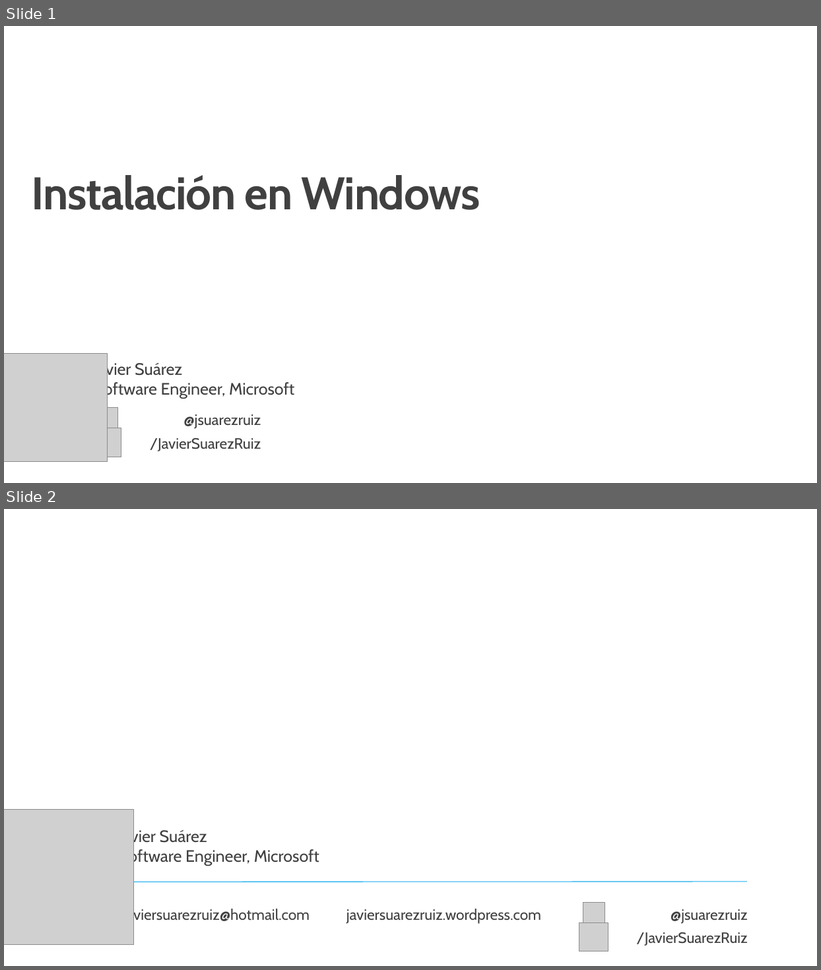
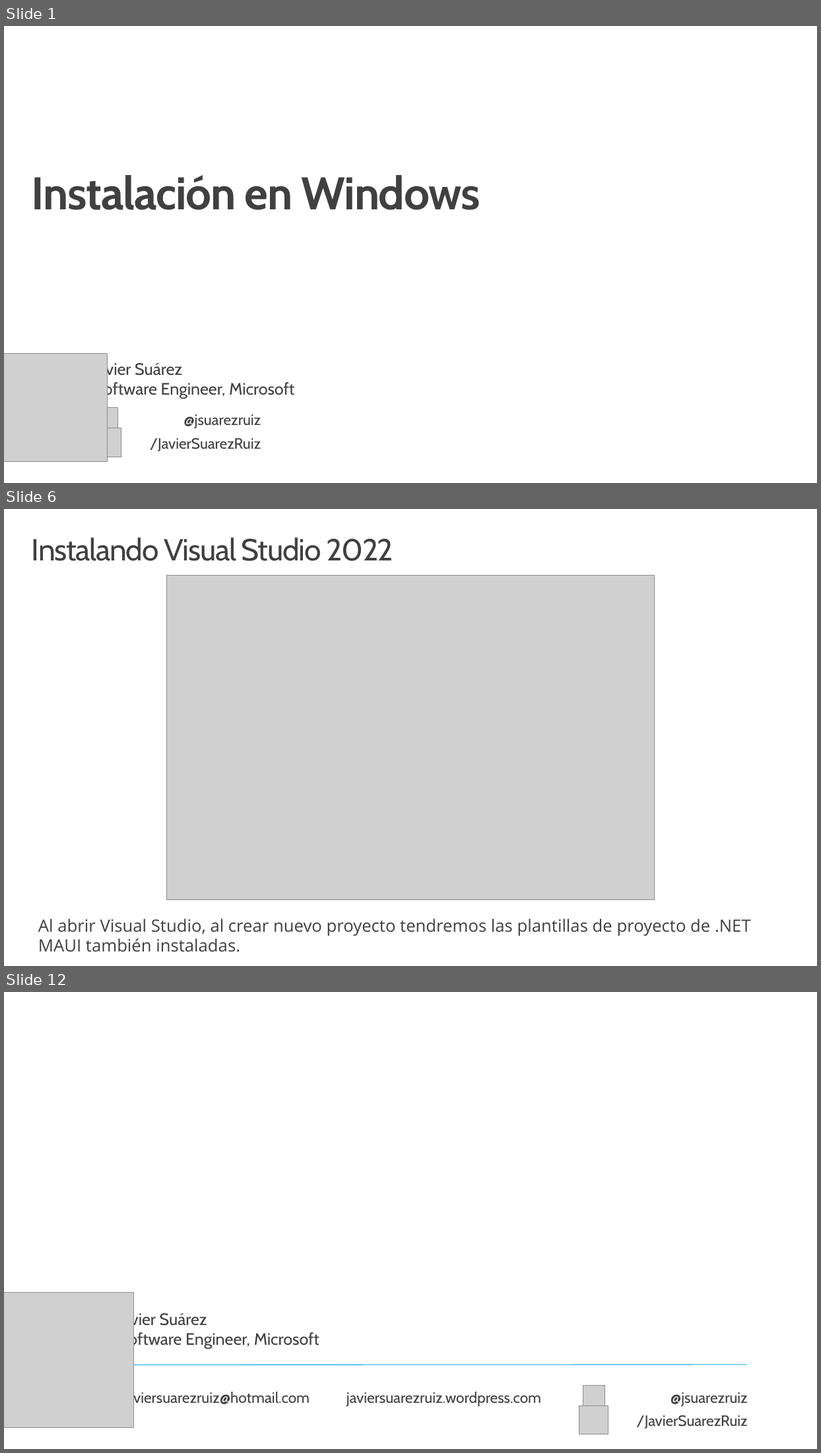
Before and after one commit to jsuarezruiz/taller-dotnet-maui, a slide deck: Bloque 2 - Instalación/Taller5 - Instalación en Windows.pptx. Shown one above the other, each under a label of ours: slides 1 and 2 before the commit, slides 1, 6 and 12 after it; the slides between them are not shown. The pictures are 821x970 and 821x1453 pixels, drawn with LibreOffice and Linux fonts; fonts in the diff are those of the drawing; grey boxes stand for pictures; background and template pictures are left out. Boxes give left, top, right and bottom in pixels: in the first picture for what was removed or moved away, otherwise in the second. Text is boxed around its words. In the diff, an @@ line names an element or a change of style, - is before the commit and + after.

```diff
--- a/Bloque 2 - Instalación/Taller5 - Instalación en Windows.pptx
+++ b/Bloque 2 - Instalación/Taller5 - Instalación en Windows.pptx
@@ slide 6 added at (x1=4, y1=509, x2=817, y2=966), background #FFFFFF @@
@@ title added at (x1=32, y1=537, x2=393, y2=561), 36 pt, text #404040 @@
+Instalando Visual Studio 2022
@@ picture added at (x1=167, y1=576, x2=655, y2=900) @@
@@ text added at (x1=38, y1=919, x2=751, y2=953), 20 pt, text #404040 @@
+Al abrir Visual Studio, al crear nuevo proyecto tendremos las plantillas de proyecto de .NET MAUI también instaladas.
@@ what was slide 2 is now slide 12 @@
```
Also in this commit, not shown: 9 other slides added, 1 other file.
